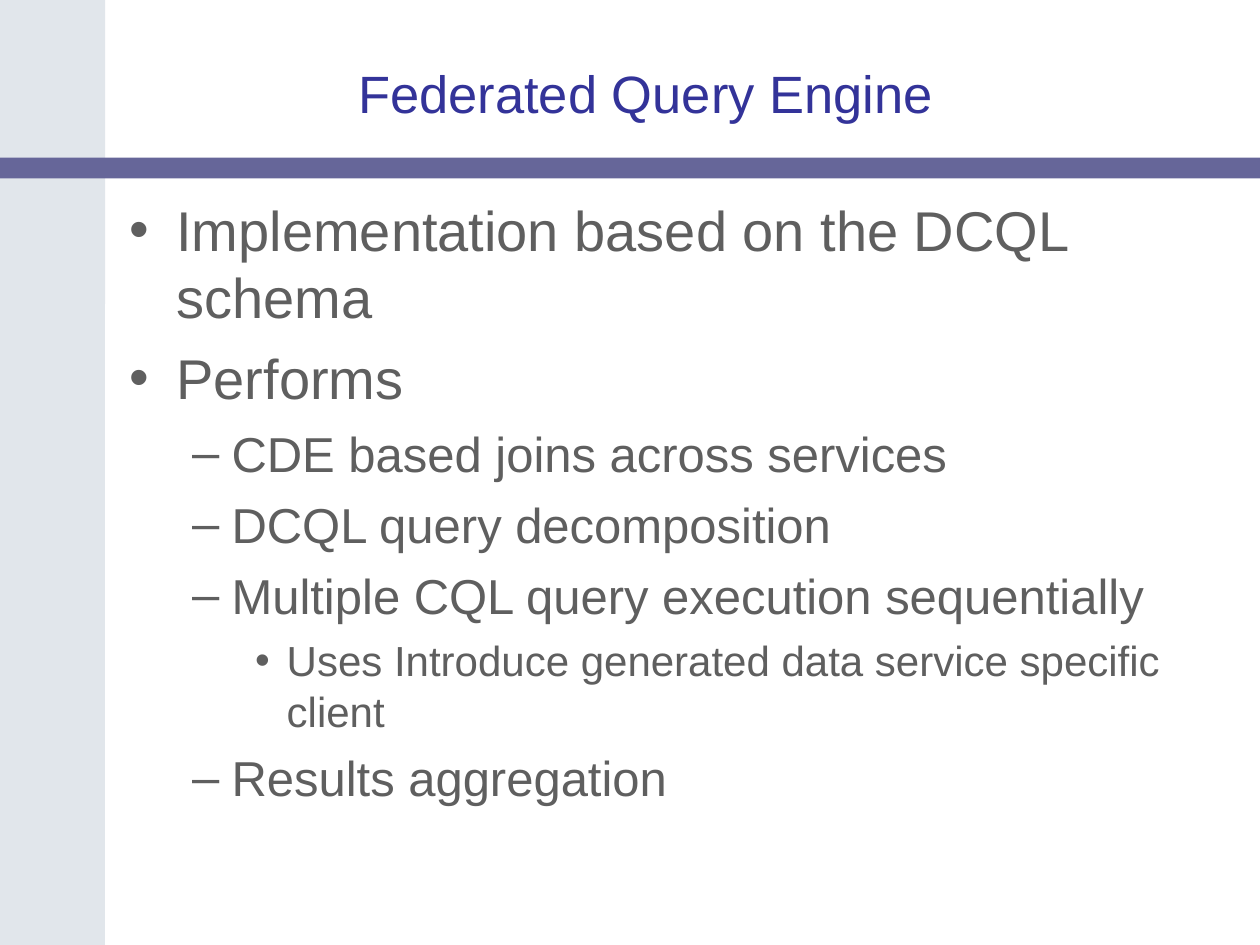
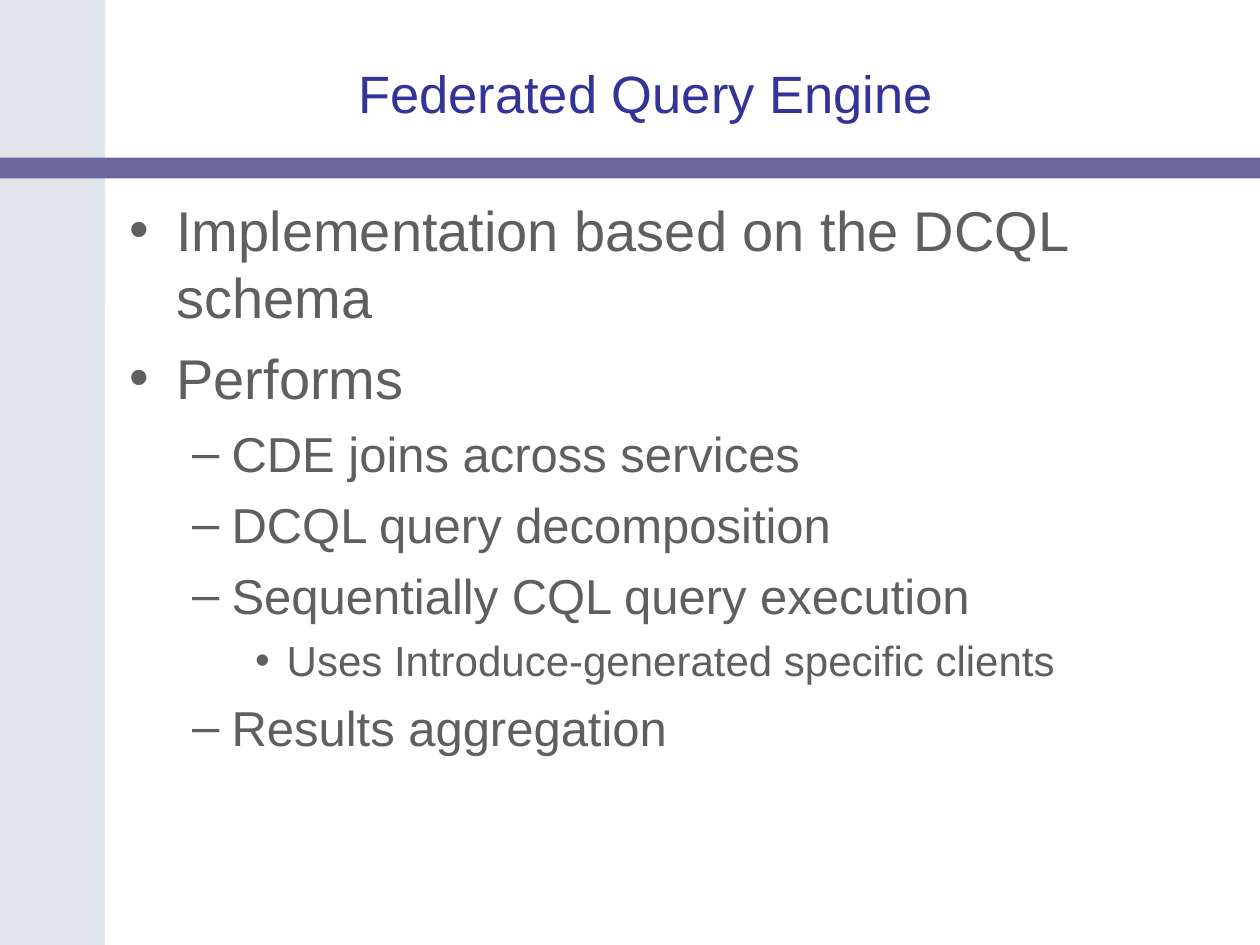
Before and after one commit to NCIP/catrip, a slide deck: slide 6 of catrip/documentation/presentations/catrip_alpha_demo_2006_08_11/catrip_alpha_demo_2006_08_11.ppt. Drawn at 1260x945 pixels with LibreOffice and Linux fonts; fonts in the diff are those of the drawing; background and template pictures are left out. Boxes give left, top, right and bottom in pixels: in the first picture for what was removed or moved away, otherwise in the second. Text is boxed around its words. In the diff, an @@ line names an element or a change of style, - is before the commit and + after.

```diff
--- a/catrip/documentation/presentations/catrip_alpha_demo_2006_08_11/catrip_alpha_demo_2006_08_11.ppt
+++ b/catrip/documentation/presentations/catrip_alpha_demo_2006_08_11/catrip_alpha_demo_2006_08_11.ppt
@@ text at [232,436,800,482]: text changed @@
-  – CDE based joins across services
+  – CDE joins across services
@@ text at [232,578,1055,685]: text changed @@
-  – Multiple CQL query execution sequentially
-    • Uses Introduce generated data service specific client
+  – Sequentially CQL query execution
+    • Uses Introduce-generated specific clients
```
Also in this commit, not shown: 14 other slides changed.
